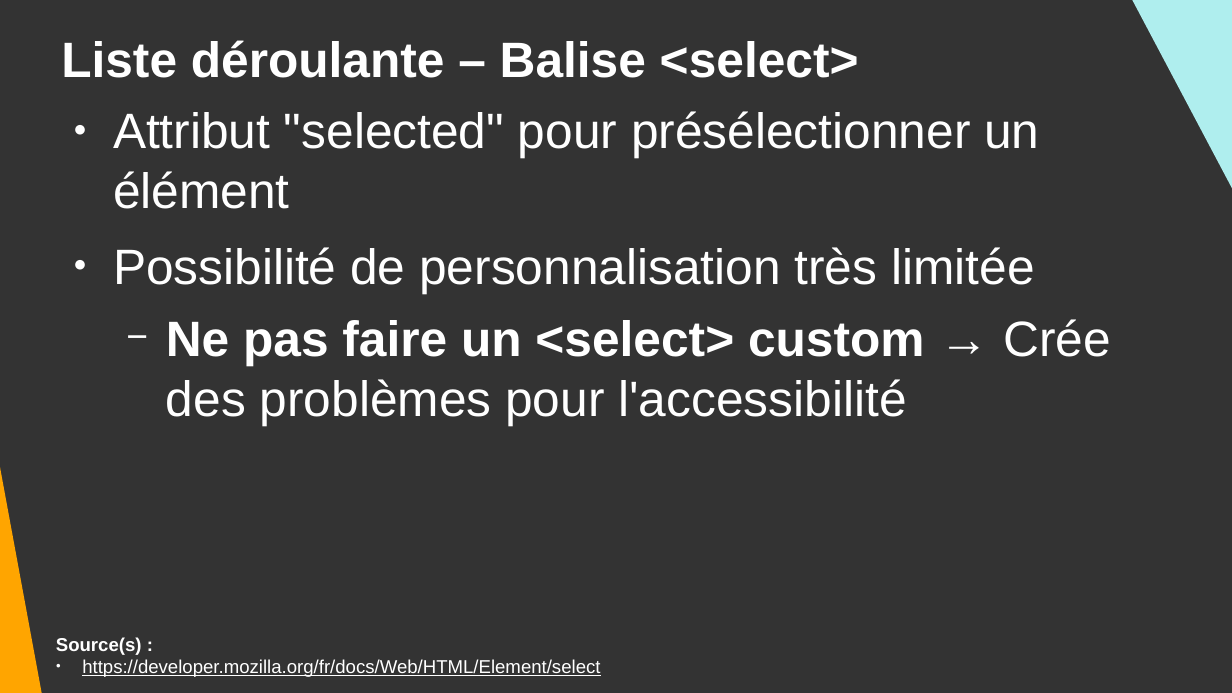
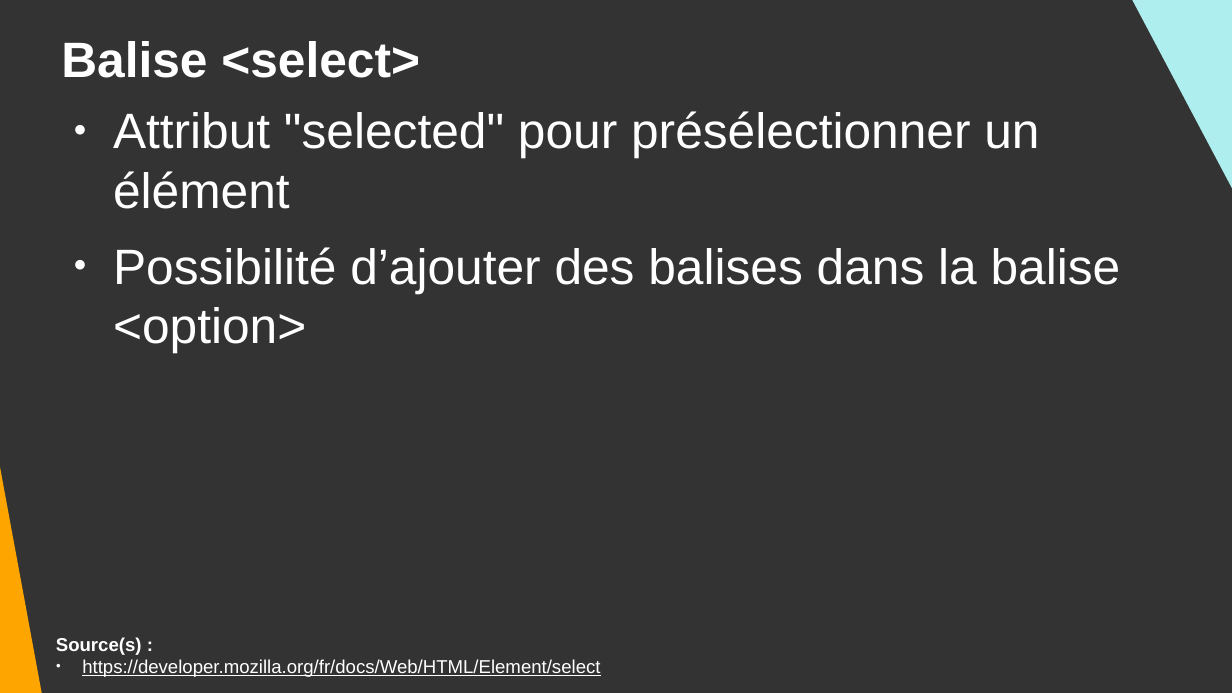
Before and after one commit to DanYellow/cours, a slide deck: slide 64 of integration-web-s1/travaux-pratiques/numero-2/presentation.odp. Drawn at 1232x693 pixels with LibreOffice and Linux fonts; fonts in the diff are those of the drawing. Boxes give left, top, right and bottom in pixels: in the first picture for what was removed or moved away, otherwise in the second. Text is boxed around its words. In the diff, an @@ line names an element or a change of style, - is before the commit and + after.

```diff
--- a/integration-web-s1/travaux-pratiques/numero-2/presentation.odp
+++ b/integration-web-s1/travaux-pratiques/numero-2/presentation.odp
@@ title at (x1=61, y1=41, x2=420, y2=78): text changed @@
-Liste déroulante – Balise <select>
+Balise <select>
@@ text at (x1=113, y1=247, x2=1121, y2=353): text changed @@
-● Possibilité de personnalisation très limitée
-  − Ne pas faire un <select> custom → Crée des problèmes pour l'accessibilité
+● Possibilité d’ajouter des balises dans la balise <option>
```
Also in this commit, not shown: 7 other slides changed, 2 slides added, 1 other file.
